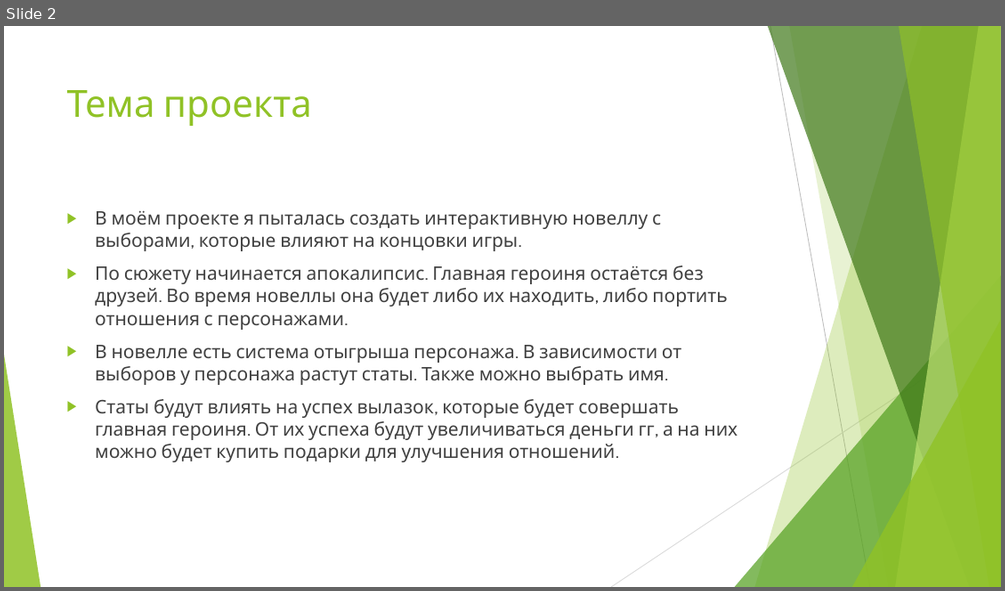
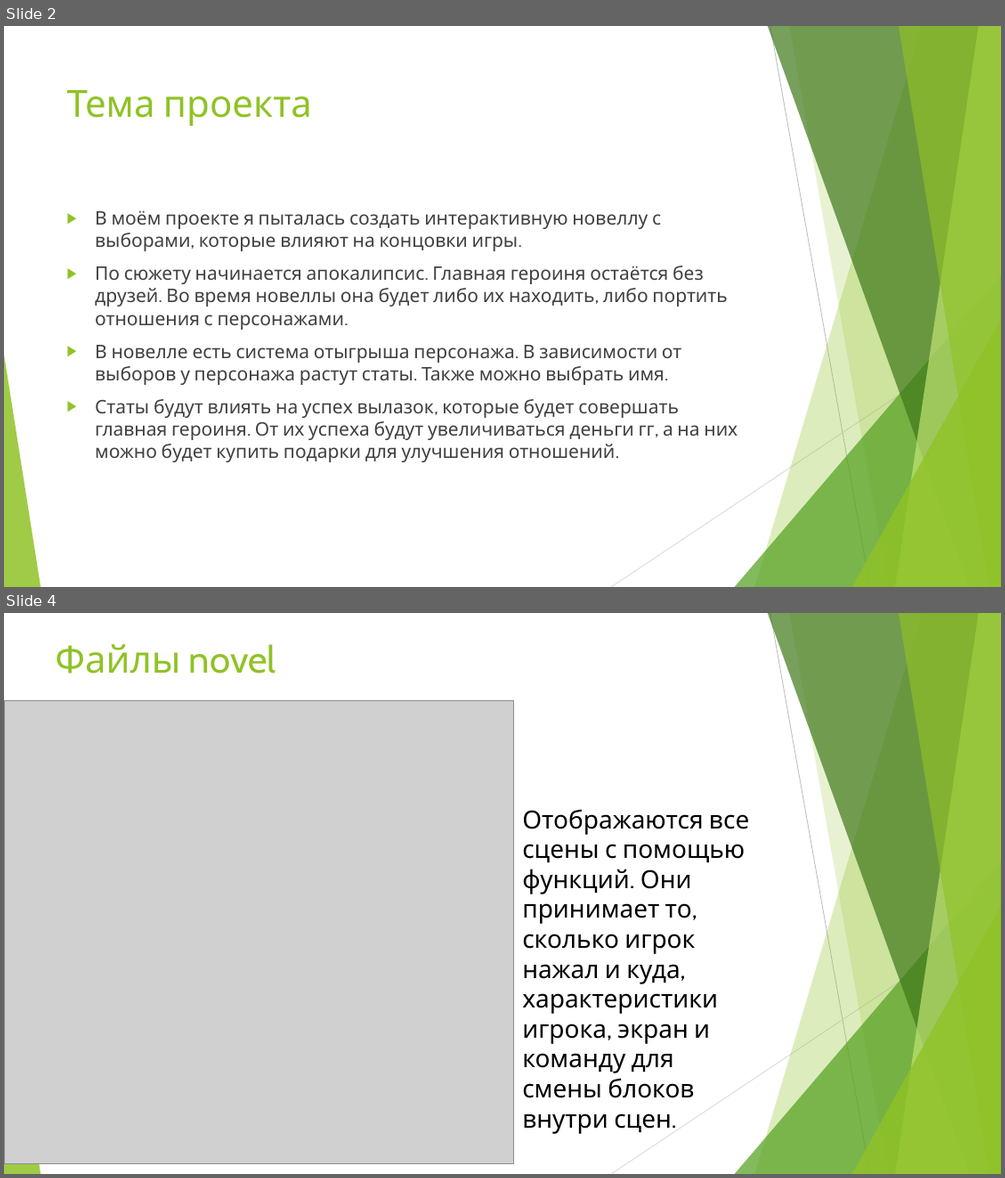
Before and after one commit to SchoolCode2425Mumladze/Gudkova, a slide deck: Новелла.pptx. Shown one above the other, each under a label of ours: slide 2 before the commit, slides 2 and 4 after it; the slides between them are not shown. The pictures are 1005x591 and 1005x1178 pixels, drawn with LibreOffice and Linux fonts; fonts in the diff are those of the drawing; grey boxes stand for pictures. Boxes give left, top, right and bottom in pixels: in the first picture for what was removed or moved away, otherwise in the second. Text is boxed around its words. In the diff, an @@ line names an element or a change of style, - is before the commit and + after.

```diff
--- a/Новелла.pptx
+++ b/Новелла.pptx
@@ slide 4 added at box(4, 613, 1001, 1174), background #FFFFFF; not listed: 10 template elements that a slide beside it also shows @@
@@ title added at box(55, 644, 276, 674), 36 pt, text #90C226 @@
+Файлы novel
@@ picture added at box(4, 700, 513, 1163) @@
@@ text added at box(522, 809, 749, 1134), 24 pt, text #000000 @@
+Отображаются все сцены с помощью функций. Они принимает то, сколько игрок нажал и куда, характеристики игрока, экран и команду для смены блоков внутри сцен.
```
Also in this commit, not shown: 1 slide changed, 5 other slides added, 1 slide removed, 22 other files.
